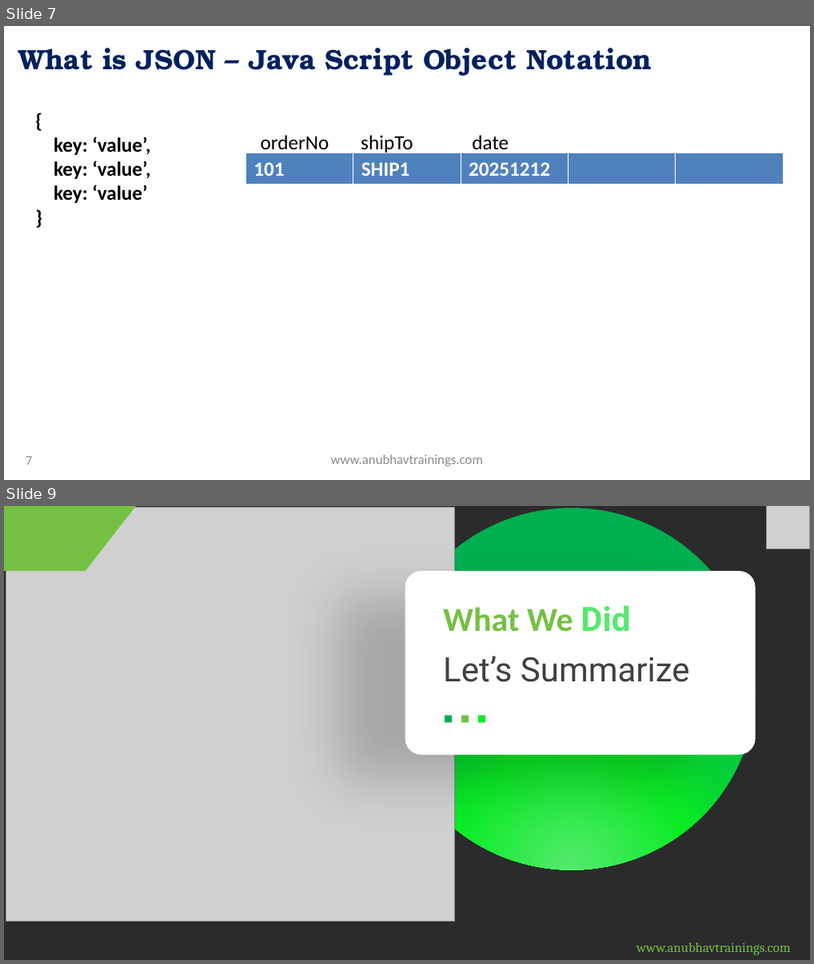
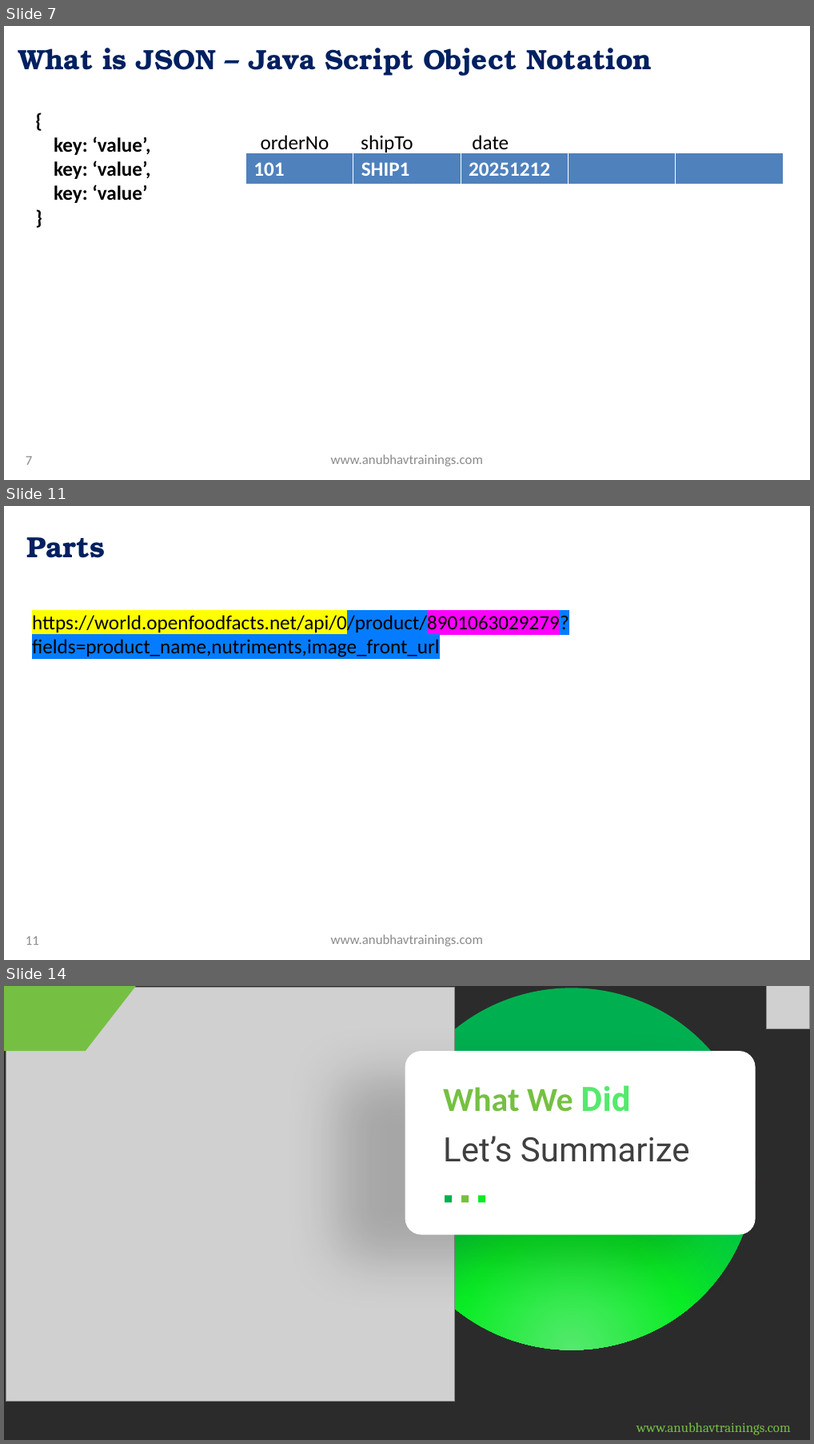
Before and after one commit to soyuztechnologies/SAP_Build_End_to_End, a slide deck: Day 21/SAP Build Training Day 21.pptx. Shown one above the other, each under a label of ours: slides 7 and 9 before the commit, slides 7, 11 and 14 after it; the slides between them are not shown. The pictures are 814x964 and 814x1444 pixels, drawn with LibreOffice and Linux fonts; fonts in the diff are those of the drawing; grey boxes stand for pictures; background and template pictures are left out; a plain dark background stands for a picture behind light text. Boxes give left, top, right and bottom in pixels: in the first picture for what was removed or moved away, otherwise in the second. Text is boxed around its words. In the diff, an @@ line names an element or a change of style, - is before the commit and + after.

```diff
--- a/Day 21/SAP Build Training Day 21.pptx
+++ b/Day 21/SAP Build Training Day 21.pptx
@@ slide 11 added at box(4, 506, 810, 960), background picture (left out) @@
@@ title added at box(26, 537, 105, 558), 26 pt, text gradient #002060 to #0070C0, bold @@
+Parts
@@ text added at box(32, 612, 570, 657), 18 pt, text #000000 @@
+https://world.openfoodfacts.net/api/0/product/8901063029279?fields=product_name,nutriments,image_front_url
@@ page number added at box(26, 936, 39, 944), 12 pt, text #8C8C8C @@
+11
@@ text added at box(331, 934, 483, 946), 12 pt, text #8C8C8C @@
+www.anubhavtrainings.com
@@ what was slide 9 is now slide 14 @@
```
Also in this commit, not shown: 4 other slides added, 2 other files.
